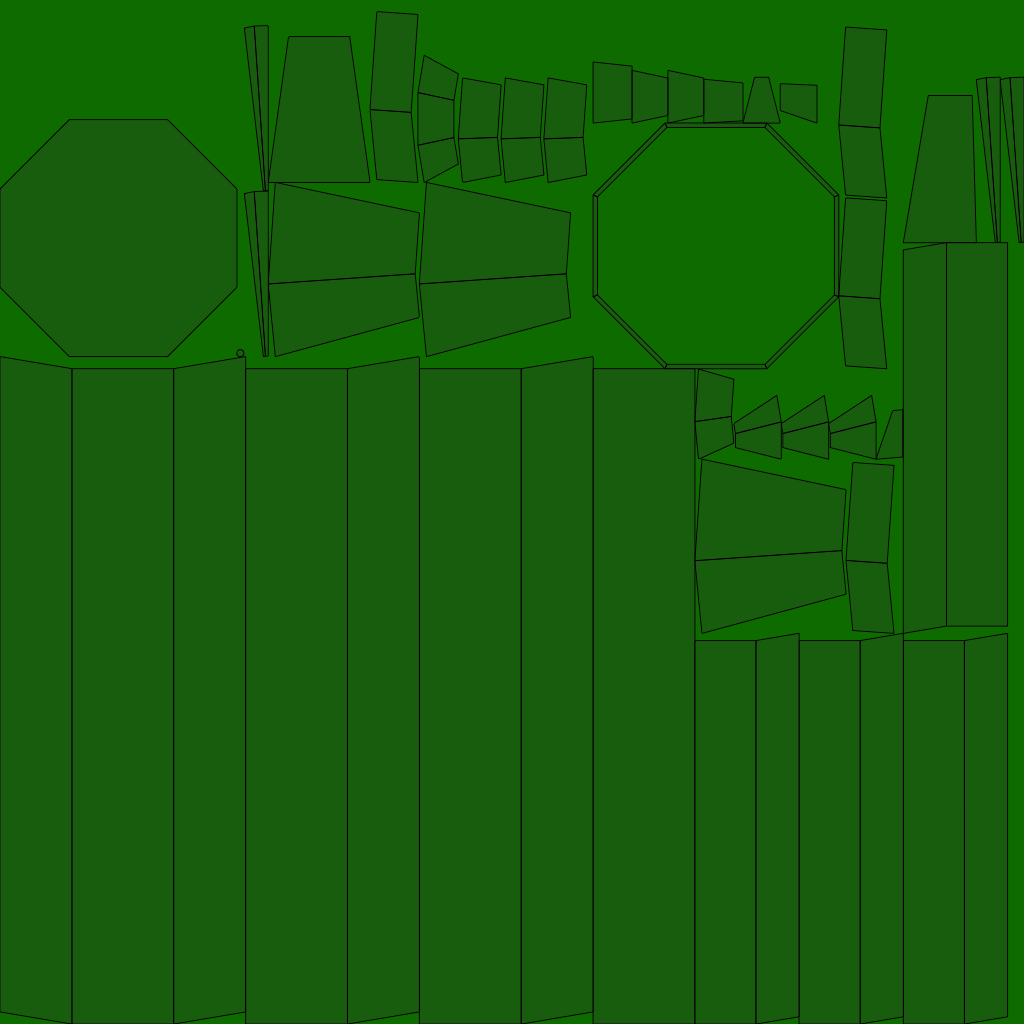
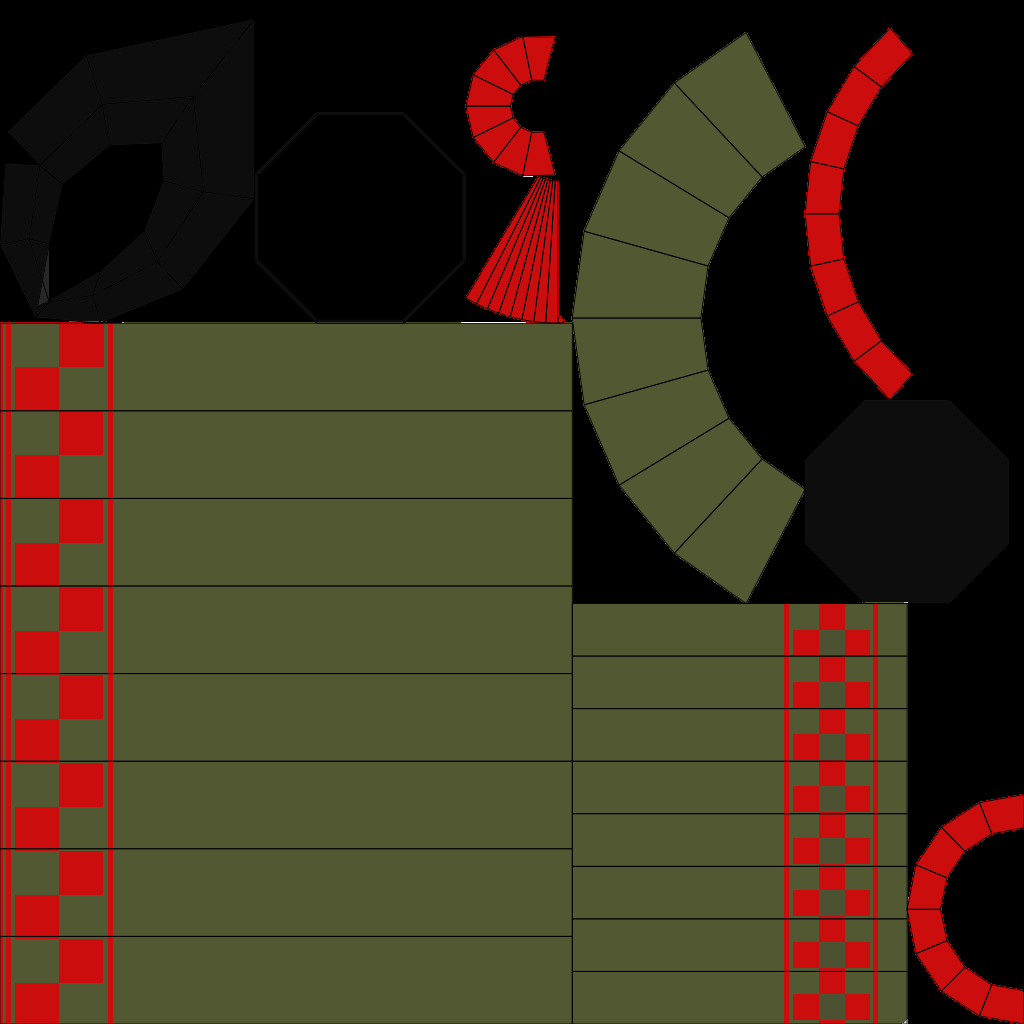
Before/after of a 1024px x 1024px layered artwork. What changed in the layer stack:
removed layer "ICBM_Rocket_UV.png" over [0, 11, 1024, 1024]
added layer "Layer #1" above "Pasted Layer #1" over [0, 0, 1024, 1024]
added layer "Pasted Layer" above "Tip" over [571, 32, 806, 603]
added layer "Tip" above "Stage1" over [465, 176, 565, 323]
added layer "Stage1" above "Stage2" over [0, 322, 573, 1024]
added layer "Stage2" above "Nose Cone" over [573, 602, 908, 1024]
added layer "Nose Cone" above "Engine Bay" over [465, 28, 1024, 1024]
added layer "Engine Bay" above "I.C.B.M." over [0, 18, 1010, 605]
painted on "Layer" over [0, 0, 1024, 1024]
